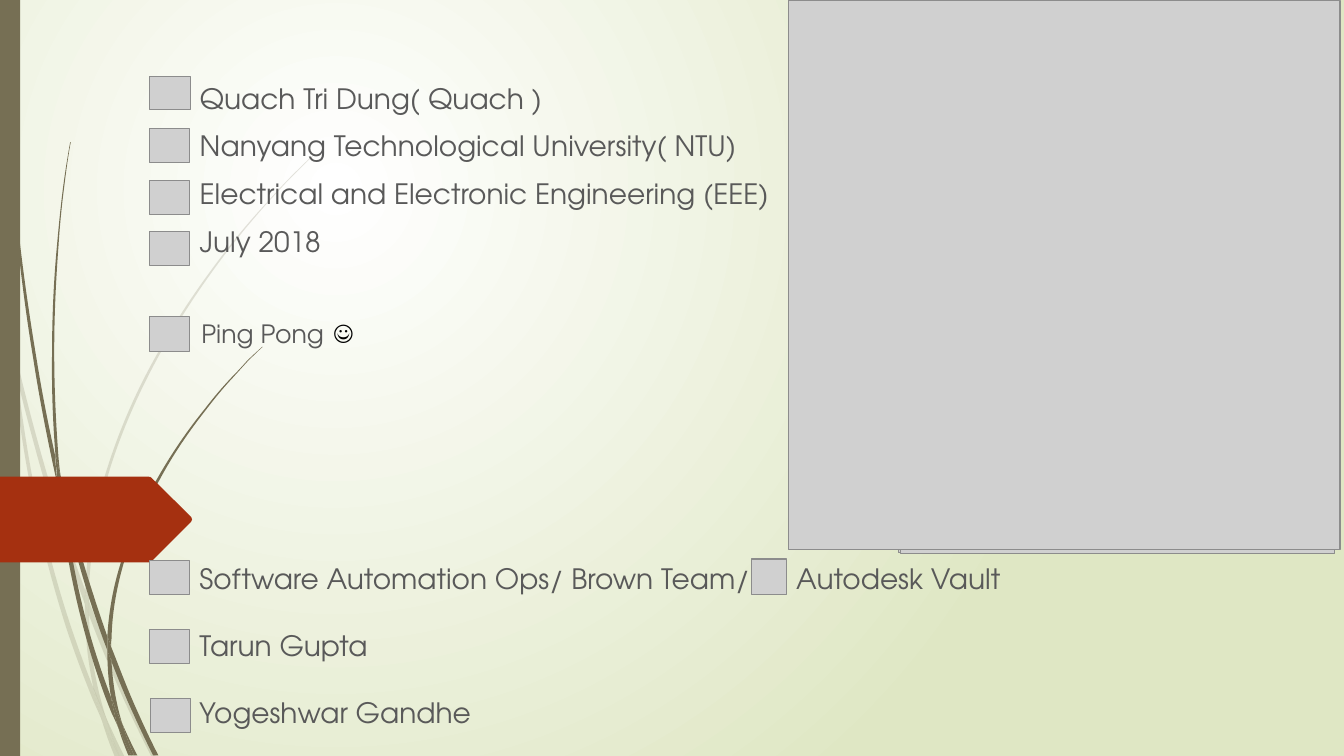
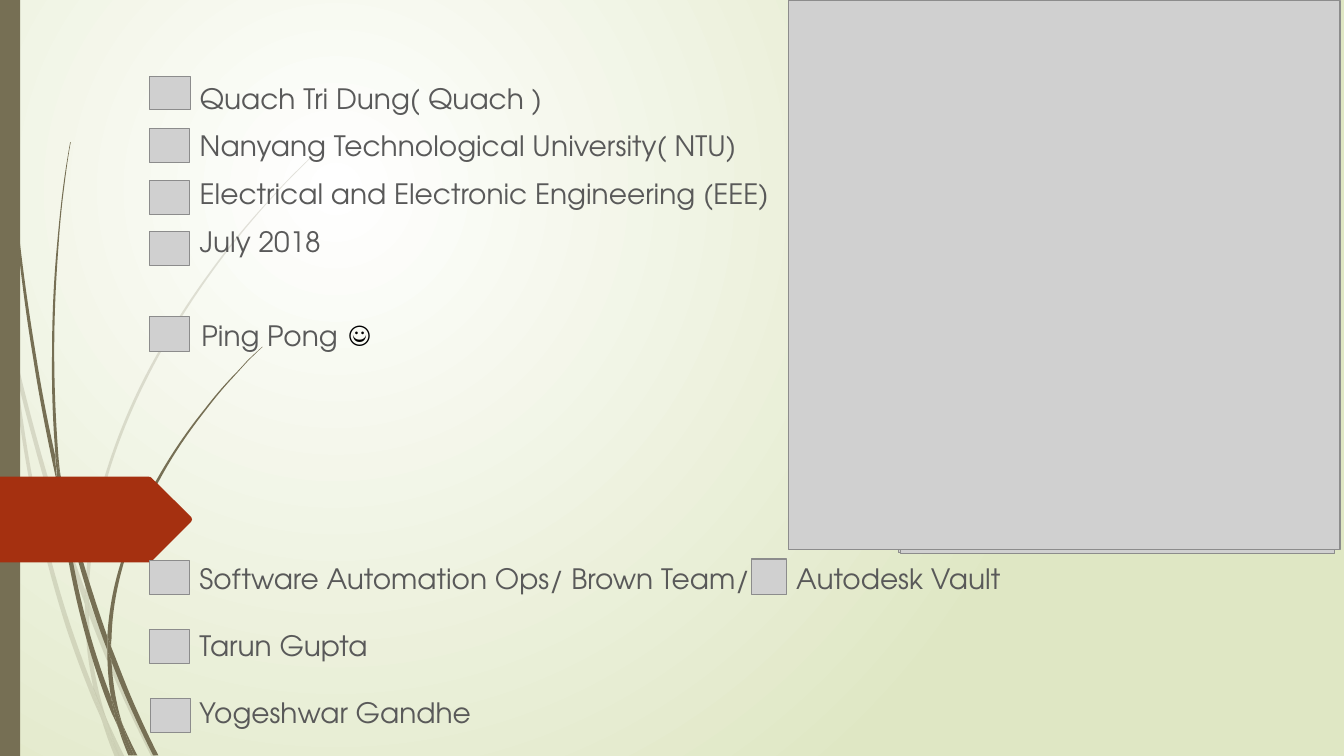
Before and after one commit to Quach2502/present, a slide deck: slide 1 of finalpresent.pptm. Drawn at 1344x756 pixels with LibreOffice and Linux fonts; fonts in the diff are those of the drawing; grey boxes stand for pictures. Boxes give left, top, right and bottom in pixels: in the first picture for what was removed or moved away, otherwise in the second. Text is boxed around its words. In the diff, an @@ line names an element or a change of style, - is before the commit and + after.

```diff
--- a/finalpresent.pptm
+++ b/finalpresent.pptm
@@ text "Ping Pong ☺" at [201, 325, 338, 359]: size 18 to 20 pt @@
```
Also in this commit, not shown: 2 slides added, 5 other files.
